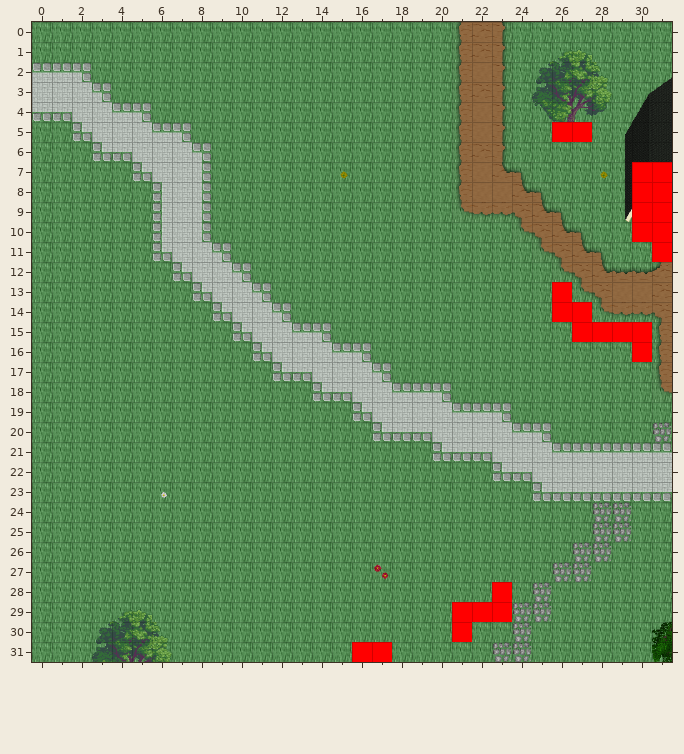
Tiled map -- AndorsTrail/res/xml/level_0_ados_forest_w2_x1_y2.tmx. That is the earlier state.
Cells are 32x32 px. Shown: x 0..31, y 0..31.
Once edited:
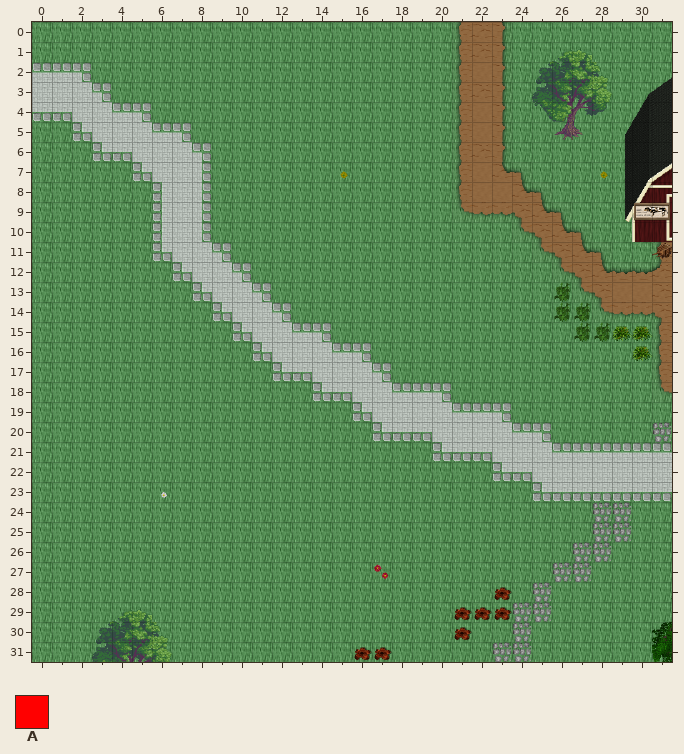
Key: from "logic_collision": A 0.
_ is an empty cell.
The edit:
{"where": "layer \"Walkable\" (now hidden)"}
{"y":5,"x":26,"old":"AA","new":"__"}
{"y":7,"x":30,"old":"AA","new":"__"}
{"y":8,"x":30,"old":"AA","new":"__"}
{"y":9,"x":30,"old":"AA","new":"__"}
{"y":10,"x":30,"old":"AA","new":"__"}
{"y":11,"x":31,"old":"A","new":"_"}
{"y":13,"x":26,"old":"A","new":"_"}
{"y":14,"x":26,"old":"AA","new":"__"}
{"y":15,"x":27,"old":"AAAA","new":"____"}
{"y":16,"x":30,"old":"A","new":"_"}
{"y":28,"x":23,"old":"A","new":"_"}
{"y":29,"x":21,"old":"AAA","new":"___"}
{"y":30,"x":21,"old":"A","new":"_"}
{"y":31,"x":16,"old":"AA","new":"__"}
{"label":"removed","picture_box":[552,122,592,142]}
{"label":"removed","picture_box":[632,162,672,262]}
{"label":"removed","picture_box":[552,282,652,362]}
{"label":"removed","picture_box":[452,582,512,642]}
{"label":"removed","picture_box":[352,642,392,662]}
